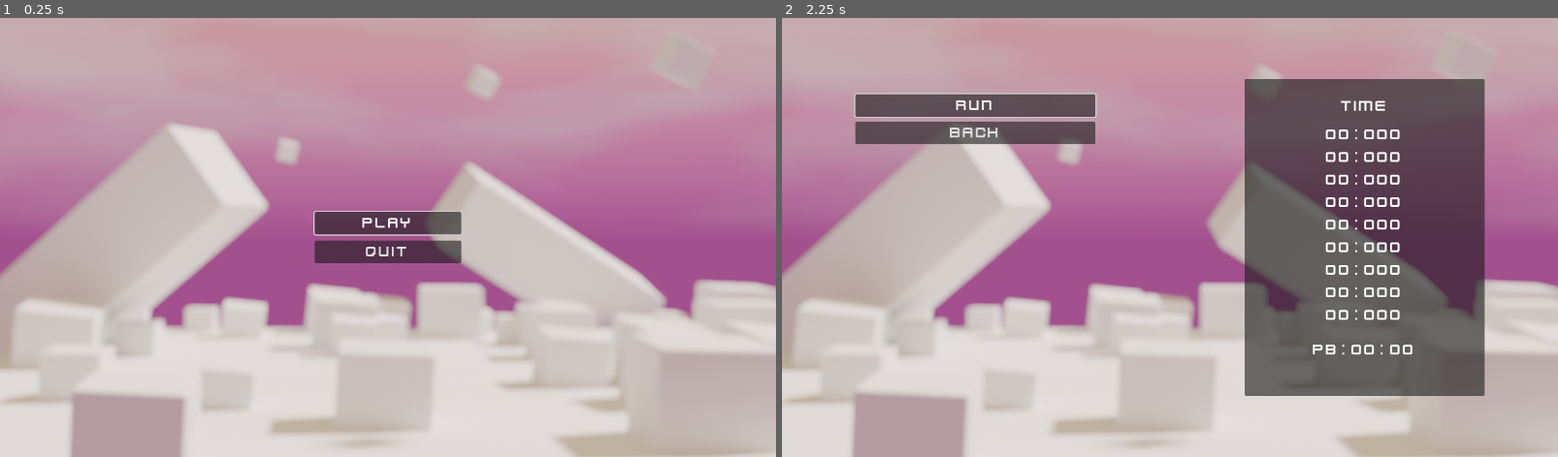
Above: before the commit, frames 1-2 (left to right).
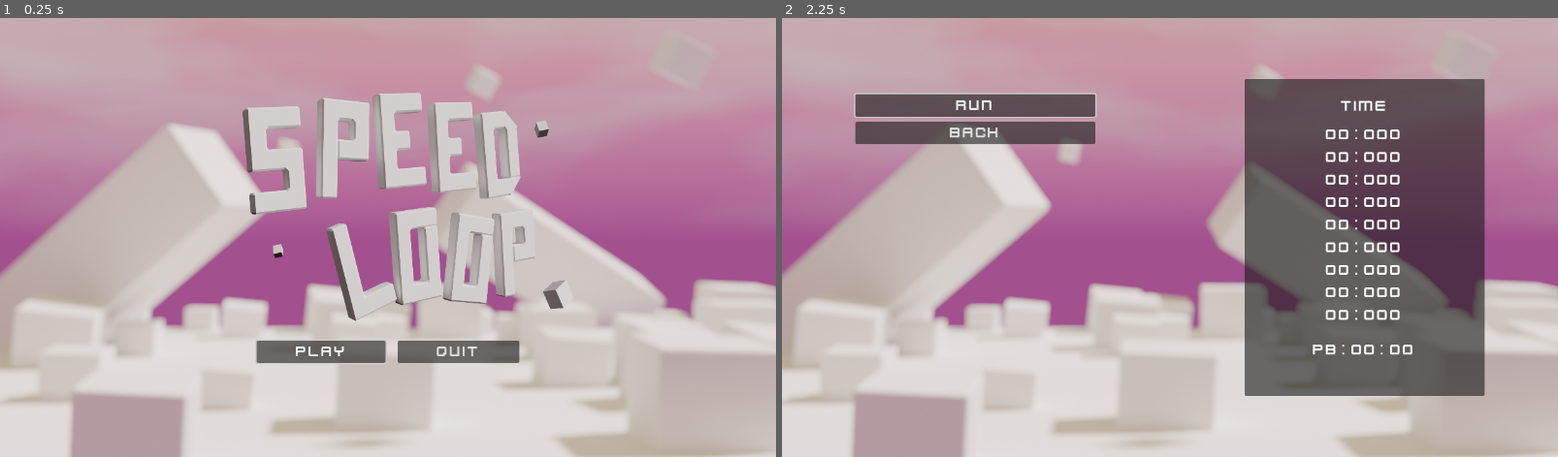
Above: after the commit, the same moments.

Repository: ElouanT/GMTK2025
Game: Godot game, scene res://scenes/ui/main_menu/main_menu.tscn
Same seed, same stepped clock (60 frames per second), same inputs: the game is played once before the commit and once after it. Sound files missing from this copy of the repository are replaced by a short silence.
Inputs:
- Up to frame 1 (0.25 s): no input
- Up to frame 2 (2.25 s): click "Play" at 0.5 s; click "Back" at 1.25 s; click "Play" at 2 s

The runs differ from the first frame. In frame 1, 10% of the frame differs, in the area x 31-73%, y 16-79%; in frame 2, nothing differs.
Error in both runs: Invalid call. Nonexistent function 'has' in base 'int'. (res://scenes/ui/main_menu/main_menu.gd:33)

Commit message:
feat - menu layout

Diff:
--- a/scenes/ui/main_menu/main_menu.gd
+++ b/scenes/ui/main_menu/main_menu.gd
@@ -12,7 +12,7 @@
 
 
 func _ready() -> void:
-	$MainMenuContainer/Play.grab_focus()
+	$MainMenuContainer/HBoxContainer/Play.grab_focus()
 
 	#Leaderboard
 	FirebaseLite.initialize(firebaseConfig)
@@ -75,4 +75,4 @@
 func _on_back_pressed() -> void:
 	$LevelSelectionContainer.visible = false
 	$MainMenuContainer.visible = true
-	$MainMenuContainer/Play.grab_focus()
+	$MainMenuContainer/HBoxContainer/Play.grab_focus()
--- a/scenes/ui/main_menu/main_menu.tscn
+++ b/scenes/ui/main_menu/main_menu.tscn
@@ -1,6 +1,7 @@
-[gd_scene load_steps=5 format=3 uid="uid://kedexq4u3ytk"]
+[gd_scene load_steps=6 format=3 uid="uid://kedexq4u3ytk"]
 
 [ext_resource type="Script" uid="uid://cst3ffrqovgcj" path="res://scenes/ui/main_menu/main_menu.gd" id="1_e8t4i"]
+[ext_resource type="Texture2D" uid="uid://cppitm8qu7wus" path="res://assets/images/Logo speedloop.png" id="2_cmwxi"]
 [ext_resource type="Theme" uid="uid://dewy37x4x4k3q" path="res://assets/ui/theme.tres" id="2_qt1dd"]
 [ext_resource type="Texture2D" uid="uid://bdd1gylthhdke" path="res://assets/images/Background 1080.png" id="3_qt1dd"]
 
@@ -34,27 +35,41 @@
 anchor_top = 0.5
 anchor_right = 0.5
 anchor_bottom = 0.5
-offset_left = -120.0
-offset_top = -120.0
-offset_right = 120.0
-offset_bottom = 120.0
+offset_left = -321.5
+offset_top = -260.0
+offset_right = 321.5
+offset_bottom = 206.0
 grow_horizontal = 2
 grow_vertical = 2
 theme_override_constants/separation = 10
 alignment = 1
 
-[node name="Play" type="Button" parent="MainMenuContainer"]
-layout_mode = 2
-focus_neighbor_bottom = NodePath("../Quit")
-theme = ExtResource("2_qt1dd")
-text = "Play"
+[node name="TextureRect" type="TextureRect" parent="MainMenuContainer"]
+layout_mode = 2
+size_flags_vertical = 3
+texture = ExtResource("2_cmwxi")
+expand_mode = 1
+
+[node name="HBoxContainer" type="HBoxContainer" parent="MainMenuContainer"]
+layout_mode = 2
+size_flags_horizontal = 4
+size_flags_vertical = 4
+theme_override_constants/separation = 20
+
+[node name="Play" type="Button" parent="MainMenuContainer/HBoxContainer"]
+layout_mode = 2
+size_flags_horizontal = 6
+focus_neighbor_right = NodePath("../Quit")
+theme = ExtResource("2_qt1dd")
+text = "          Play          "
 script = SubResource("GDScript_l6cm7")
 
-[node name="Quit" type="Button" parent="MainMenuContainer"]
-layout_mode = 2
-focus_neighbor_top = NodePath("../Play")
-theme = ExtResource("2_qt1dd")
-text = "Quit"
+[node name="Quit" type="Button" parent="MainMenuContainer/HBoxContainer"]
+layout_mode = 2
+size_flags_horizontal = 3
+focus_neighbor_left = NodePath("../Play")
+theme = ExtResource("2_qt1dd")
+text = "          Quit          "
 
 [node name="LevelSelectionContainer" type="HBoxContainer" parent="."]
 visible = false
@@ -203,7 +218,7 @@
 expand_mode = 1
 metadata/_edit_use_anchors_ = true
 
-[connection signal="pressed" from="MainMenuContainer/Play" to="." method="_on_play_pressed"]
-[connection signal="pressed" from="MainMenuContainer/Quit" to="." method="_on_quit_pressed"]
+[connection signal="pressed" from="MainMenuContainer/HBoxContainer/Play" to="." method="_on_play_pressed"]
+[connection signal="pressed" from="MainMenuContainer/HBoxContainer/Quit" to="." method="_on_quit_pressed"]
 [connection signal="pressed" from="LevelSelectionContainer/LevelContainer/VBoxContainer/Run" to="." method="_on_level_1_pressed"]
 [connection signal="pressed" from="LevelSelectionContainer/LevelContainer/VBoxContainer/Back" to="." method="_on_back_pressed"]
